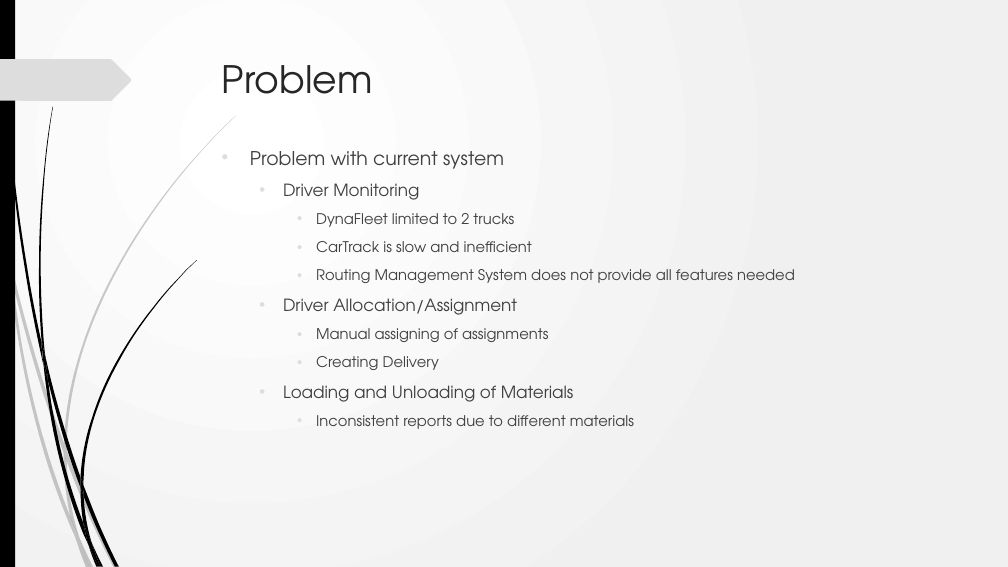
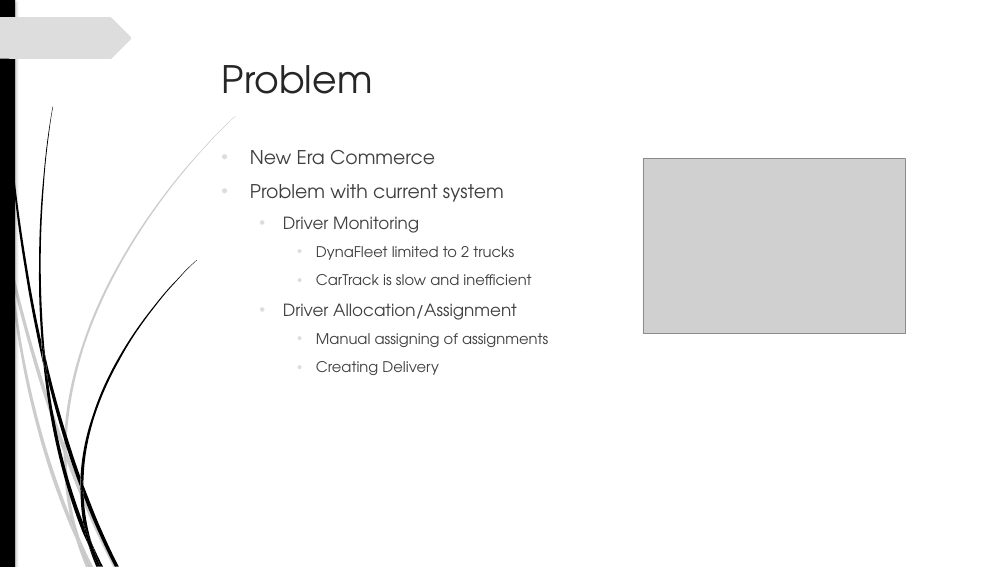
Before and after one commit to ThinaTaliwe/FMS, a slide deck: slide 2 of FMS Presentation.pptx (slide 3 before the commit). Drawn at 1008x567 pixels with LibreOffice and Linux fonts; fonts in the diff are those of the drawing; grey boxes stand for pictures. Boxes give left, top, right and bottom in pixels: in the first picture for what was removed or moved away, otherwise in the second. Text is boxed around its words. In the diff, an @@ line names an element or a change of style, - is before the commit and + after.

```diff
--- a/FMS Presentation.pptx
+++ b/FMS Presentation.pptx
@@ background gradient #FFFFFF to #F1F1F1 to #FFFFFF @@
@@ rectangle at [0, 0, 15, 567]: shadow on @@
@@ freeform shape: place and size @@
-freeform shape at [0, 59, 132, 101]
+freeform shape at [0, 17, 132, 59]
@@ text at [250, 150, 435, 164]: paragraph added @@
+• New Era Commerce
@@ picture added at [643, 159, 905, 333] @@
@@ text at [250, 184, 504, 202]: indent changed @@
@@ text at [316, 269, 795, 283]: paragraph removed @@
-    • Routing Management System does not provide all features needed
@@ text at [283, 385, 634, 429]: paragraphs removed @@
-  • Loading and Unloading of Materials
-    • Inconsistent reports due to different materials
@@ outline redrawn in 9 elements at [11, 261, 64, 453], [67, 451, 117, 567], [8, 265, 76, 540], [64, 453, 79, 538], [64, 116, 236, 451], [2, 0, 43, 364], [39, 107, 53, 357], [80, 260, 197, 485], [80, 477, 83, 496] @@
```
Also in this commit, not shown: 2 other slides changed, 2 slides removed, 6 other files.
